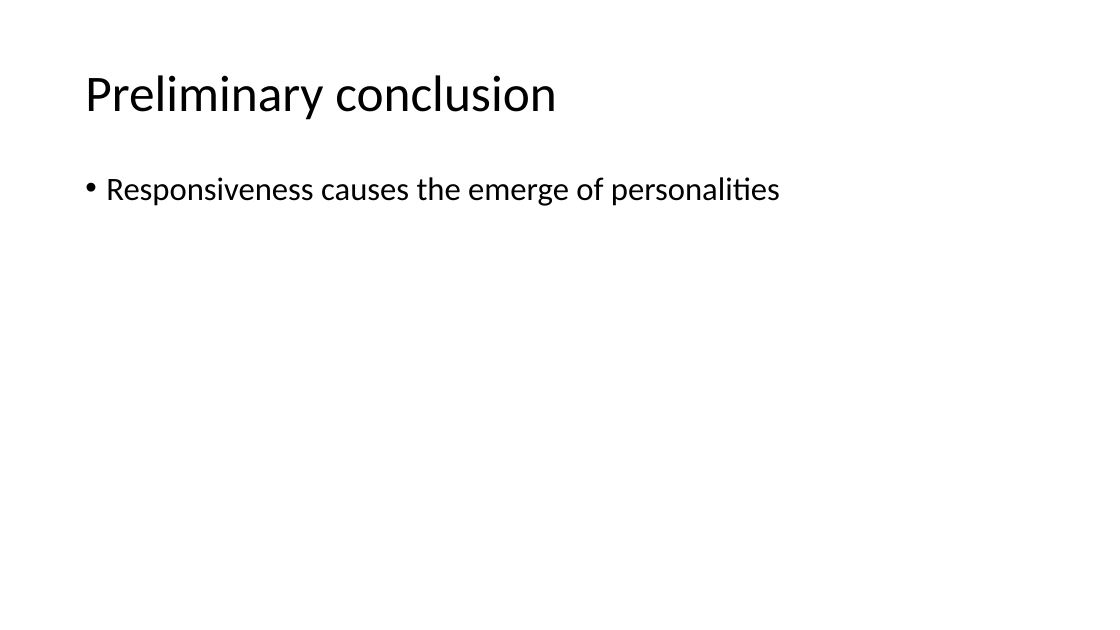
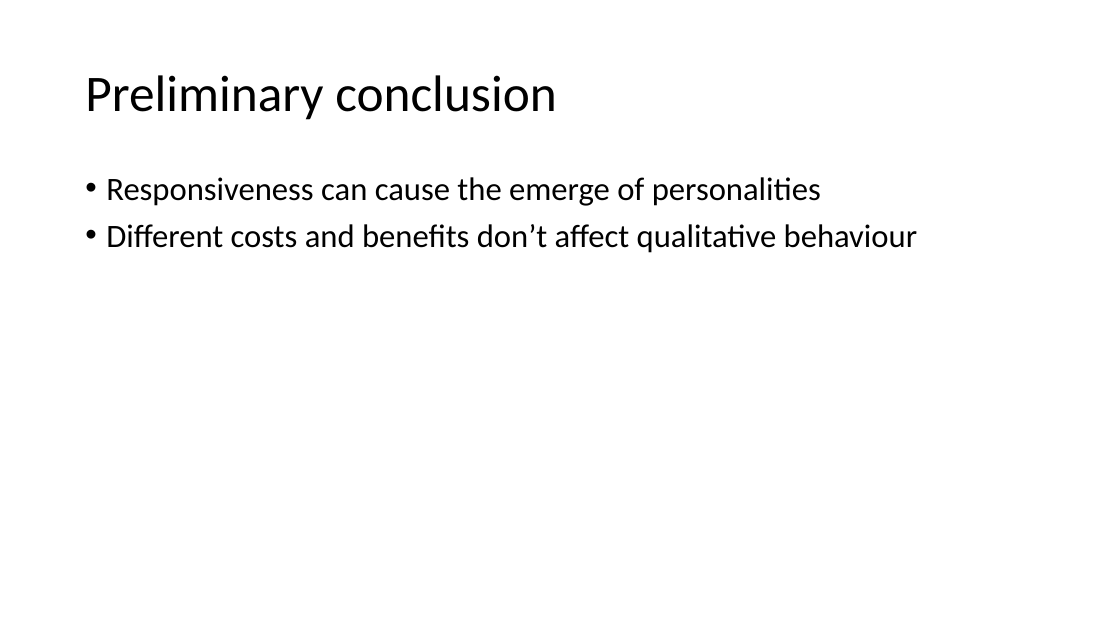
Before and after one commit to J-Damhuis/Cooperation, a slide deck: slide 14 of Presentations/Presentation_11-01-2019.pptx (slide 15 before the commit). Drawn at 1120x630 pixels with LibreOffice and Linux fonts; fonts in the diff are those of the drawing. Boxes give left, top, right and bottom in pixels: in the first picture for what was removed or moved away, otherwise in the second. Text is boxed around its words. In the diff, an @@ line names an element or a change of style, - is before the commit and + after.

Commit message:
Changed presentation

```diff
--- a/Presentations/Presentation_11-01-2019.pptx
+++ b/Presentations/Presentation_11-01-2019.pptx
@@ text at (106, 177, 917, 253): text changed @@
-• Responsiveness causes the emerge of personalities
+• Responsiveness can cause the emerge of personalities
+• Different costs and benefits don’t affect qualitative behaviour
```
Also in this commit, not shown: 2 other slides changed.
